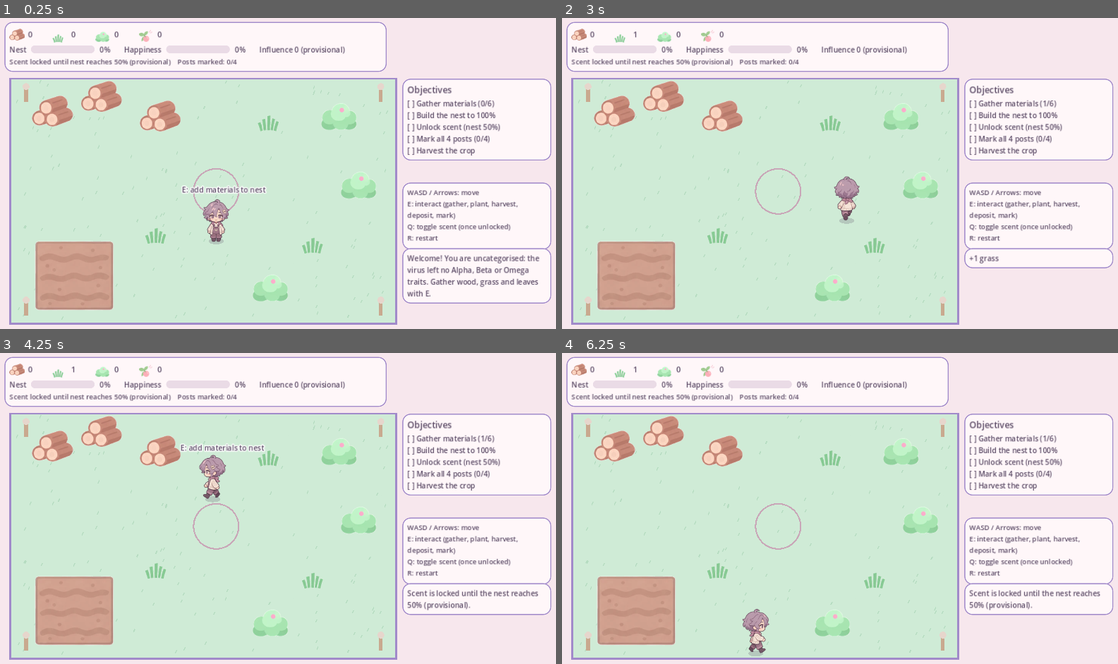
Above: before the commit, frames 1-4 (two rows, left to right).
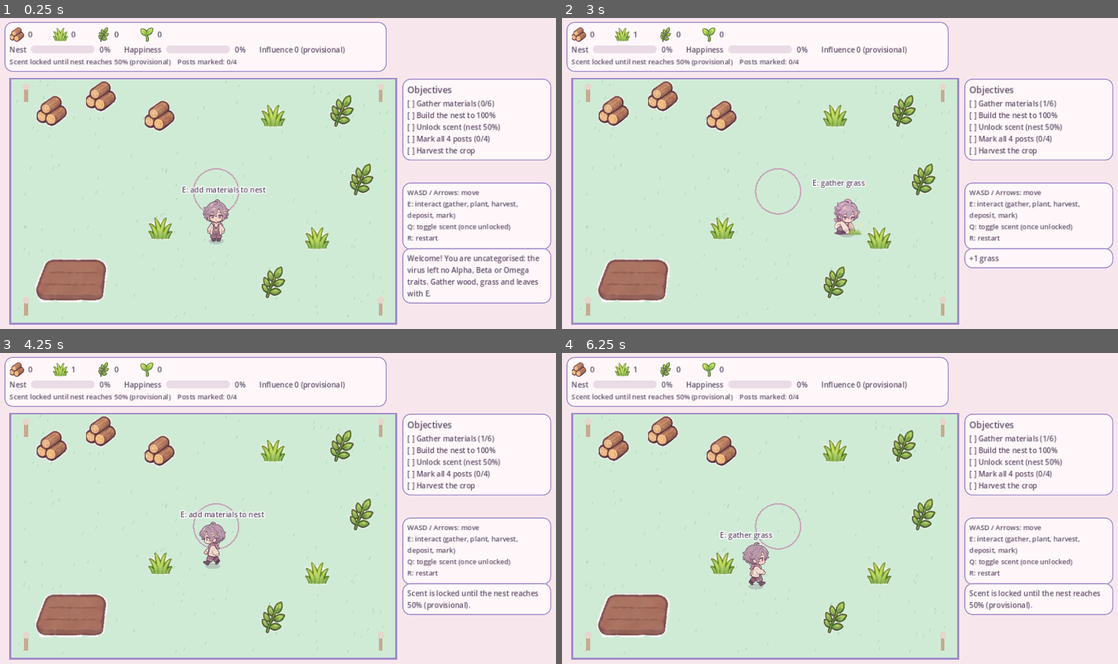
Above: after the commit, the same moments.

Repository: dreamscapestudios2024-alt/omegaverse-godot-Ronin
Game: Godot game, scene res://scenes/main.tscn
Same seed, same stepped clock (60 frames per second), same inputs: the game is played once before the commit and once after it.
Inputs:
- Up to frame 1 (0.25 s): no input
- Up to frame 2 (3 s): tap Enter at 0.5 s; hold D 0.53-1.28 s; tap E at 0.6, 2.85 s; hold S 1.28-2.03 s; tap Q at 1.35 s; hold D 2.03-2.78 s; tap R at 2.1 s; hold W from 2.78 s (still down)
- Up to frame 3 (4.25 s): release W at 3.53 s; hold A from 3.53 s (still down); tap Q at 3.6 s
- Up to frame 4 (6.25 s): tap R at 4.35 s; release A at 5.03 s; hold S 5.03-5.78 s; tap E at 5.1 s; hold D from 5.78 s (still down); tap Q at 5.85 s

The runs differ from the first frame. In frame 1, 7.0% of the frame differs, in the area x 1-68%, y 2-94%; in frame 2, 7.8%; in frame 3, 8.4%; in frame 4, 8.1%.

Commit message:
Switch to new art sheet: action animations (chop, pick, plant, harvest), item icons, farm plot stages
Replaces the earlier item icon sheet.

Co-Authored-By: Claude Sonnet 5.5 <noreply@anthropic.com>
Claude-Session: https://claude.ai/code/session_01UYcGXCg8MYanTfhPWy1eU9

Diff:
--- a/scripts/hud.gd
+++ b/scripts/hud.gd
@@ -4,10 +4,10 @@
 
 const Config = preload("res://scripts/config.gd")
 const INV_ICONS = [
-	["wood", preload("res://assets/items/wood_icon.png")],
-	["grass", preload("res://assets/items/grass_icon.png")],
-	["leaves", preload("res://assets/items/leaves_icon.png")],
-	["crops", preload("res://assets/items/fruit_icon.png")],
+	["wood", preload("res://assets/items/icon_logs_small.png")],
+	["grass", preload("res://assets/items/icon_grass_small.png")],
+	["leaves", preload("res://assets/items/icon_leaf_small.png")],
+	["crops", preload("res://assets/items/icon_sprout_small.png")],
 ]
 
 var inv_labels := {}
--- a/scripts/main.gd
+++ b/scripts/main.gd
@@ -7,17 +7,17 @@
 const HudScript = preload("res://scripts/hud.gd")
 
 const TEX_RESOURCE = {
-	"wood": preload("res://assets/items/wood.png"),
-	"grass": preload("res://assets/items/grass.png"),
-	"leaves": preload("res://assets/items/leaves.png"),
+	"wood": preload("res://assets/items/icon_logs.png"),
+	"grass": preload("res://assets/items/icon_grass.png"),
+	"leaves": preload("res://assets/items/icon_leaf.png"),
 }
-const TEX_SOIL = preload("res://assets/items/soil_tilled.png")
-const TEX_CROP_SEEDS = preload("res://assets/items/crop_seeds.png")
-const TEX_CROP_SPROUT = preload("res://assets/items/crop_sprout.png")
-const TEX_CROP_GROWING = preload("res://assets/items/crop_growing.png")
-const TEX_CROP_RIPE = preload("res://assets/items/crop_ripe.png")
-const TEX_SPARKLE = preload("res://assets/items/sparkle.png")
-const SOIL_PAD = Vector2(12, 36)     # transparent margin around the soil in the plot textures
+const TEX_PLOT_EMPTY = preload("res://assets/items/plot_empty.png")
+const TEX_PLOT_SEEDED = preload("res://assets/items/plot_seeded.png")
+const TEX_PLOT_SPROUT = preload("res://assets/items/plot_sprout.png")
+const TEX_PLOT_GROWING = preload("res://assets/items/plot_growing.png")
+const TEX_PLOT_RIPE = preload("res://assets/items/plot_ripe.png")
+const PLOT_SIZE = Vector2(150, 90)
+const PLOT_PAD = Vector2(11, 44)     # transparent margin around the soil in the plot textures
 
 const CROP_EMPTY = 0
 const CROP_GROWING = 1
@@ -48,7 +48,7 @@
 
 func _ready() -> void:
 	var t: Rect2 = Config.TERRITORY
-	plot_rect = Rect2(t.position.x + 50, t.end.y - 142 - 26, 160, 142)
+	plot_rect = Rect2(t.position.x + 50, t.end.y - PLOT_SIZE.y - 44.0, PLOT_SIZE.x, PLOT_SIZE.y)
 	_add_resources()
 	_add_posts(t)
 	_add_trail()
@@ -191,6 +191,8 @@
 		hud.toast("Your pack is full of %s." % type)
 		return
 	r["charges"] -= 1
+	if player != null:
+		player.play_action("chop" if type == "wood" else "pick")
 	if r["charges"] <= 0:
 		r["regrow"] = Config.RESOURCE_REGROW_SECONDS
 	inventory[type] += 1
@@ -201,9 +203,11 @@
 	if crop_state == CROP_EMPTY:
 		crop_state = CROP_GROWING
 		crop_timer = Config.CROP_GROW_SECONDS
+		player.play_action("plant")
 		hud.toast("Planted a crop. It will be ready in %d seconds." % int(Config.CROP_GROW_SECONDS))
 	elif crop_state == CROP_READY:
 		crop_state = CROP_EMPTY
+		player.play_action("harvest")
 		inventory["crops"] += 1
 		if not crop_harvested:
 			hud.toast("First harvest! Happiness +%d (provisional)." % int(Config.HAPPINESS_CROP_BONUS))
@@ -313,22 +317,29 @@
 		_draw_scent()
 
 func _draw_plot() -> void:
-	var tex: Texture2D = TEX_SOIL
+	var tex: Texture2D = TEX_PLOT_EMPTY
 	if crop_state == CROP_GROWING:
 		var prog := 1.0 - crop_timer / Config.CROP_GROW_SECONDS
 		if prog < 0.34:
-			tex = TEX_CROP_SEEDS
+			tex = TEX_PLOT_SEEDED
 		elif prog < 0.67:
-			tex = TEX_CROP_SPROUT
+			tex = TEX_PLOT_SPROUT
 		else:
-			tex = TEX_CROP_GROWING
+			tex = TEX_PLOT_GROWING
 	elif crop_state == CROP_READY:
-		tex = TEX_CROP_RIPE
-	draw_texture(tex, plot_rect.position - SOIL_PAD)
+		tex = TEX_PLOT_RIPE
+	draw_texture(tex, plot_rect.position - PLOT_PAD)
 	if crop_state == CROP_READY:
-		var pulse := 0.8 + 0.2 * sin(time * 4.0)
-		var sz := TEX_SPARKLE.get_size() * pulse
-		draw_texture_rect(TEX_SPARKLE, Rect2(plot_rect.end - Vector2(sz.x * 0.6, plot_rect.size.y + 28.0), sz), false)
+		_draw_star(Vector2(plot_rect.end.x - 6.0, plot_rect.position.y - 34.0), 9.0 + 2.0 * sin(time * 4.0))
+		_draw_star(Vector2(plot_rect.position.x + 8.0, plot_rect.position.y - 12.0), 6.0 + 1.5 * sin(time * 5.0 + 1.0))
+
+func _draw_star(c: Vector2, r: float) -> void:
+	var pts := PackedVector2Array()
+	for i in 8:
+		var a := TAU * i / 8.0 - PI / 2.0
+		var rad := r if i % 2 == 0 else r * 0.3
+		pts.append(c + Vector2(cos(a), sin(a)) * rad)
+	draw_colored_polygon(pts, Color("ffe38a"))
 
 func _draw_resource(r: Dictionary) -> void:
 	var pos: Vector2 = r["pos"]
--- a/scripts/player.gd
+++ b/scripts/player.gd
@@ -10,12 +10,39 @@
 const WALK_FRAME_SECONDS = 0.16
 # Sheet layout: columns = front(down), back(up), left, right; row 0 = standing, row 1 = walking.
 
+# Short action animations (front-facing poses from the action sheet), played on E.
+const ACTION_DIR = "res://assets/player/actions/"
+const ACTION_FRAME_SECONDS = 0.13
+const ACTION_ANCHOR_X = 40.5         # head centre inside the 98x90 action frames
+const ACTIONS = {
+	"chop": [preload("res://assets/player/actions/raise.png"), preload("res://assets/player/actions/strike.png"), preload("res://assets/player/actions/hit.png"), preload("res://assets/player/actions/collect.png"), preload("res://assets/player/actions/hold_wood.png")],
+	"pick": [preload("res://assets/player/actions/bend.png"), preload("res://assets/player/actions/gather.png"), preload("res://assets/player/actions/pickup.png"), preload("res://assets/player/actions/stand.png"), preload("res://assets/player/actions/hold_foliage.png")],
+	"plant": [preload("res://assets/player/actions/kneel.png"), preload("res://assets/player/actions/plant_seeds.png"), preload("res://assets/player/actions/cover_soil.png"), preload("res://assets/player/actions/planted.png")],
+	"harvest": [preload("res://assets/player/actions/bend.png"), preload("res://assets/player/actions/pickup.png"), preload("res://assets/player/actions/stand.png"), preload("res://assets/player/actions/hold_foliage.png")],
+}
+
+var action_frames: Array = []
+var action_time := 0.0
 var bounds := Rect2()
 var facing := Vector2.DOWN
 var moving := false
 var walk_time := 0.0
 
+func play_action(action_name: String) -> void:
+	action_frames = ACTIONS[action_name]
+	action_time = 0.0
+
+func is_acting() -> bool:
+	return not action_frames.is_empty()
+
 func _process(delta: float) -> void:
+	if is_acting():
+		action_time += delta
+		if int(action_time / ACTION_FRAME_SECONDS) >= action_frames.size():
+			action_frames = []
+		moving = false
+		queue_redraw()
+		return
 	var dir := Vector2.ZERO
 	if Input.is_key_pressed(KEY_A) or Input.is_key_pressed(KEY_LEFT):
 		dir.x -= 1.0
@@ -48,6 +75,10 @@
 	draw_set_transform(Vector2(0, r - 2.0), 0.0, Vector2(1.0, 0.4))
 	draw_circle(Vector2.ZERO, r * 1.1, Color(0.35, 0.29, 0.4, 0.22))
 	draw_set_transform(Vector2.ZERO, 0.0, Vector2.ONE)
+	if is_acting():
+		var frame: Texture2D = action_frames[mini(int(action_time / ACTION_FRAME_SECONDS), action_frames.size() - 1)]
+		draw_texture(frame, Vector2(-ACTION_ANCHOR_X, r - frame.get_size().y + 1.0))
+		return
 	# sprite: standing frame when still, alternate standing/walking frames when moving
 	var row := 0
 	if moving and int(walk_time / WALK_FRAME_SECONDS) % 2 == 1:
Binary file removed: assets/items/basket.png
Not shown, removed: assets/items/basket.png.import
Binary file removed: assets/items/crop_growing.png
Not shown, removed: assets/items/crop_growing.png.import
Binary file removed: assets/items/crop_ripe.png
Not shown, removed: assets/items/crop_ripe.png.import
Binary file removed: assets/items/crop_seeds.png
Not shown, removed: assets/items/crop_seeds.png.import
Binary file removed: assets/items/crop_sprout.png
Not shown, removed: assets/items/crop_sprout.png.import
Binary file removed: assets/items/fruit.png
Not shown, removed: assets/items/fruit.png.import
(and 98 more such lines)
